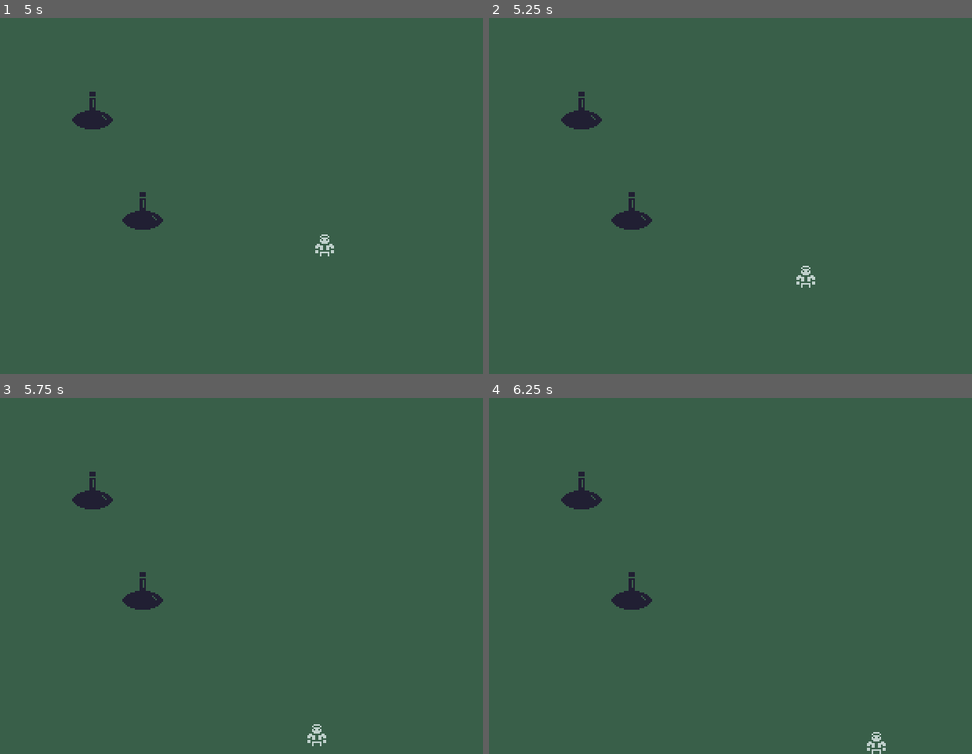
Above: before the commit, frames 1-4 (two rows, left to right).
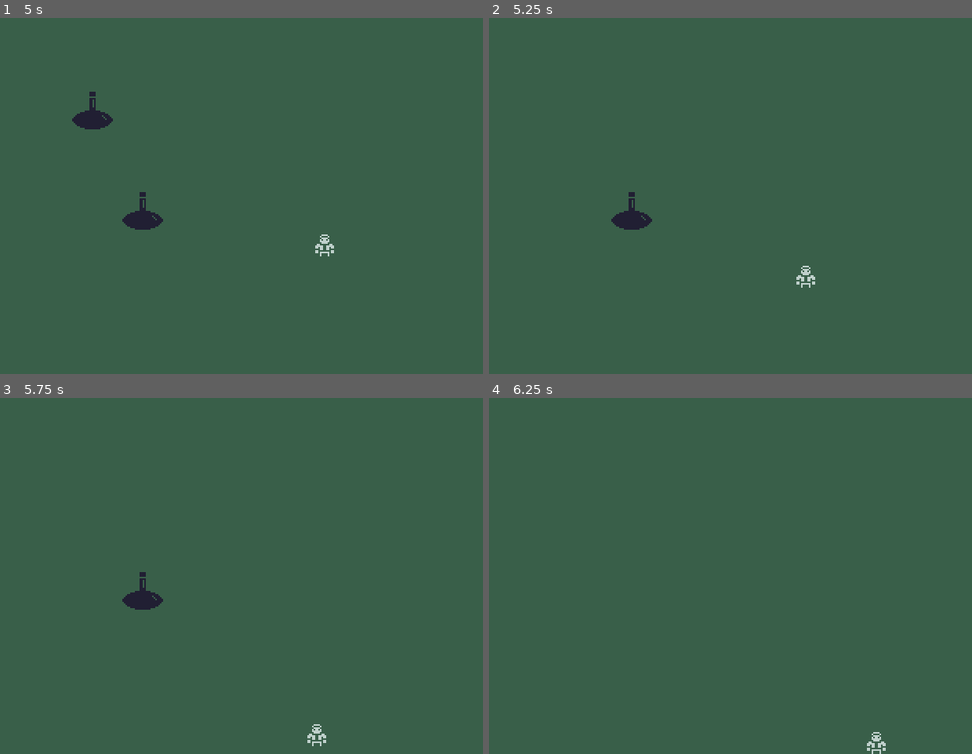
Above: after the commit, the same moments.

Repository: discolingua/godot-inventory-panel
Game: Godot game, scene res://Scenes/GameWorld.tscn
The game is run twice, just before and just after one commit, with the same random seed, the same clock (stepped at 60 frames per second) and the same inputs.
Inputs (mouse positions are in pixels of both pictures, inside the frame that each line leads up to):
- Up to frame 1 (5 s): tap Enter (ui_accept) at 0.5, 0.77, 1.52, 2.75, 3.02, 3.5, 3.77, 4.52 s; move the mouse to (352, 128) at 0.52 s; hold Right (ui_right) 0.53-1.28 s; click (352, 128) at 0.67 s; move the mouse to (130, 203) at 1.27 s; hold Down (ui_down) 1.28-2.03 s; click (130, 203) at 1.42 s; move the mouse to (280, 103) at 2.02 s; hold Right (ui_right) 2.03-2.78 s; click (280, 103) at 2.17 s; move the mouse to (207, 260) at 2.77 s; hold Up (ui_up) 2.78-3.53 s; click (207, 260) at 2.92 s; move the mouse to (381, 242) at 3.52 s; hold Left (ui_left) from 3.53 s (still down); click (381, 242) at 3.67 s; move the mouse to (82, 128) at 4.27 s; click (82, 128) at 4.42 s
- Up to frame 2 (5.25 s): move the mouse to (580, 110) at 5.02 s; release Left (ui_left) at 5.03 s; hold Down (ui_down) from 5.03 s (still down); click (580, 110) at 5.17 s
- Up to frame 3 (5.75 s): keep holding Down (ui_down)
- Up to frame 4 (6.25 s): move the mouse to (633, 590) at 5.77 s; release Down (ui_down) at 5.78 s; hold Right (ui_right) from 5.78 s (still down); click (633, 590) at 5.92 s; tap Enter (ui_accept) at 6.02 s

Frame 1 is identical in both runs. In frame 2, 0.4% of the frame differs, in the area x 14-24%, y 20-32%; in frame 3, 0.4%; in frame 4, 0.8%, in the area x 14-34%, y 20-60%.

Commit message:
delete grid cell

Diff:
--- a/Scripts/GameWorld.gd
+++ b/Scripts/GameWorld.gd
@@ -1,8 +1,6 @@
 class_name GameWorld
 extends Node2D
 # Main helper class for handling the inventory grid
-
-
 
 
 # geometry of inventory panel
@@ -17,24 +15,29 @@
 # offset to adjust center-aligned nodes
 const originOffset : Vector2 = Vector2( CELL_SIZE / 2, CELL_SIZE / 2)
 
+# list of scenes which get loaded into itemSceneIndex Array
+const itemScenes : Array = [
+	"res://Scenes/GridCell.tscn",
+	"res://Scenes/GridCell.tscn",
+	"res://Scenes/Potion.tscn",
+]
+
+# contains the loaded PackedScenes listed in itemScenes
+const itemSceneIndex : Array =  []
+
+
 enum ITEMS {
 	EMPTY = 0,
 	SOLID_TILE = 1,
 	POTION = 2
 }
 
-const itemScenes : Array = [
-	"res://Scenes/GridCell.tscn",
-	"res://Scenes/GridCell.tscn",
-	"res://Scenes/Potion.tscn",
-]
 
 # index of the item grabbed by the mouse cursor
 export var grabbedItem : int
 
 # serialized 1D array of grid cells, e.g. a 4x4 grid = indices 0-15
 var inventoryGridCells : Array = []
-const itemSceneIndex : Array =  []
 
 # x-y coordinates of the top left corner of panel
 onready var gridPosition : Vector2 = $GUI.rect_position
@@ -51,6 +54,7 @@
 		itemSceneIndex.append(load(itemScenes[_i]))
 
 
+# the core grid logic is contained in the mouse click listener
 func _input(event):
 	if event is InputEventMouseButton \
 		and event.button_index == BUTTON_LEFT \
@@ -67,9 +71,12 @@
 				# get the coords of the clicked cell
 				var cellNumber = getCellIndex(clickCoords)
 
-				# set item index in the inventory grid array,then redraw the grid
-				print("assigning to "+ str(cellNumber))
-				inventoryGridCells[cellNumber] = 2
+				# set or clear the cell contents + redraw grid
+				if inventoryGridCells[cellNumber] != 0 :
+					print("clear")
+					inventoryGridCells[cellNumber] = 0
+				else:
+					inventoryGridCells[cellNumber] = 2
 				gridRedraw()
 
 
@@ -83,6 +90,9 @@
 	# remove any executable code attached to the node
 	cellToAdd.set_script(null)
 
+	# add the tile to culling group
+	cellToAdd.add_to_group("inventoryTiles")
+
 	add_child(cellToAdd)
 
 # check if mouse pointer is hovering over a valid grid cell
@@ -94,7 +104,6 @@
 		return false
 	else:
 		return true
-
 
 
 # set all inventory tiles to 0 (empty)
@@ -124,5 +133,4 @@
 	clearTiles()
 	for _i in range(0, inventoryGridCells.size()):
 		if inventoryGridCells[_i] > 0:
-			print ("drawing " + str(_i))
 			addGridItem(_i, inventoryGridCells[_i])
